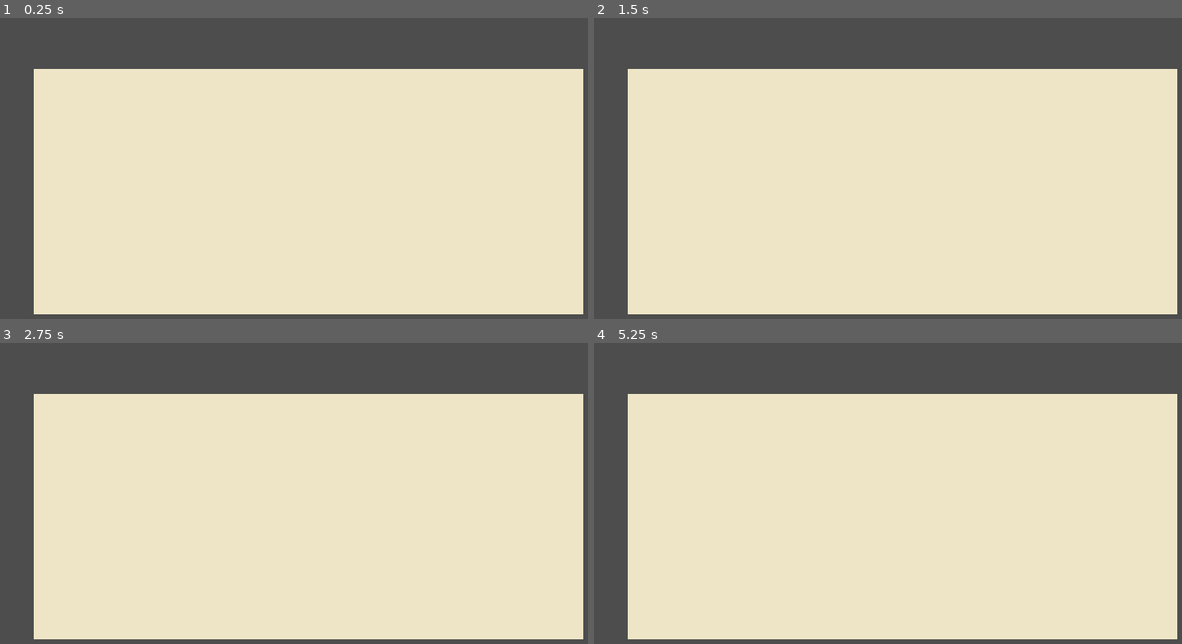
Above: before the commit, frames 1-4 (two rows, left to right).
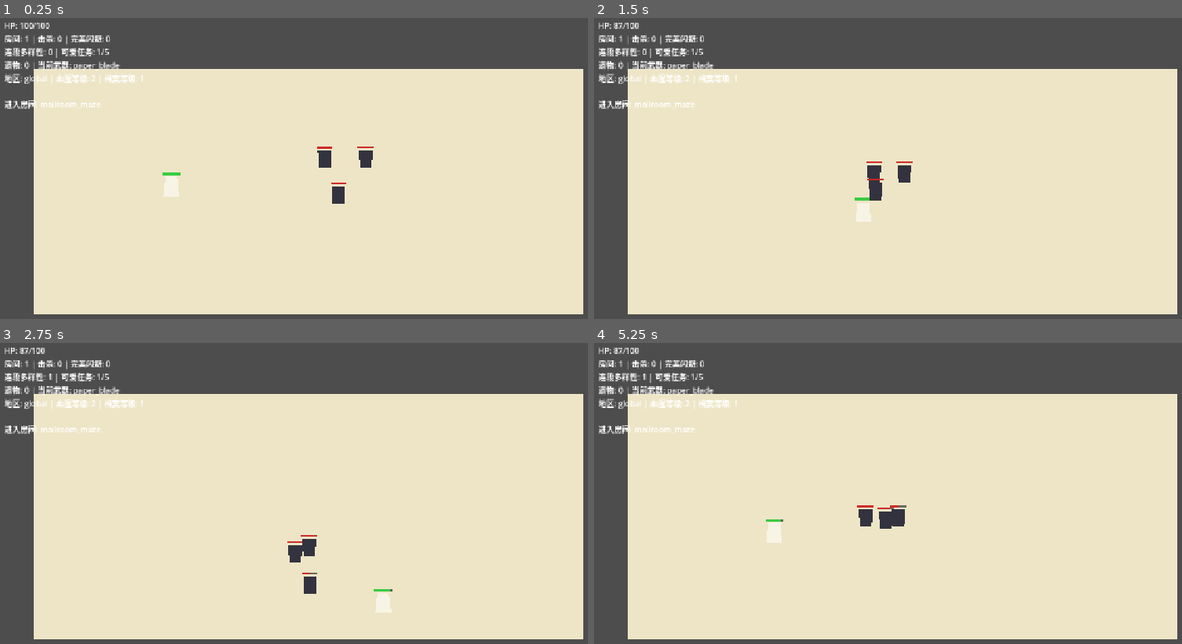
Above: after the commit, the same moments.

Repository: magele758/godot-game-test
Game: Godot game, scene res://scenes/main.tscn
Same seed, same stepped clock (60 frames per second), same inputs: the game is played once before the commit and once after it.
Inputs:
- Up to frame 1 (0.25 s): no input
- Up to frame 2 (1.5 s): tap Enter at 0.5 s; hold D (move_right) 0.53-1.28 s; tap J (attack) at 0.6 s; tap Space at 0.77 s; tap K (dodge) at 0.8, 1.35 s; hold S (move_down) from 1.28 s (still down)
- Up to frame 3 (2.75 s): tap Space at 1.52 s; tap J (attack) at 1.55, 2.1 s; release S (move_down) at 2.03 s; hold D (move_right) from 2.03 s (still down); tap K (dodge) at 2.3 s
- Up to frame 4 (5.25 s): release D (move_right) at 2.78 s; hold W (move_up) 2.78-3.53 s; tap K (dodge) at 2.85, 3.8 s; tap Space at 3.02, 3.77, 4.52 s; tap J (attack) at 3.05, 4.55 s; hold A (move_left) 3.53-5.03 s; tap 1 (weapon_1) at 3.6 s; tap 2 (weapon_2) at 4.35 s; hold S (move_down) from 5.03 s (still down); tap 3 (weapon_3) at 5.1 s

The runs differ from the first frame. In frame 1, 2.1% of the frame differs, in the area x 0-64%, y 1-62%; in frame 2, 2.0%; in frame 3, 2.0%; in frame 4, 2.1%.
Error before the commit: Parse Error: Cannot infer the type of "mastery_score" variable because the value doesn't have a set type. (res://scripts/core/progression_manager.gd:75)

Commit message:
fix: resolve all Godot 4.6 type inference errors
Add explicit type annotations to all variables inferred from Variant
operations. Godot 4.6 treats Variant-inferred types as errors by default.

Co-authored-by: Cursor <cursoragent@cursor.com>

Diff:
--- a/project.godot
+++ b/project.godot
@@ -1,53 +1,81 @@
 ; Engine configuration file.
-; Do not edit by hand unless you know what you are doing.
+; It's best edited using the editor UI and not directly,
+; since the parameters that go here are not all obvious.
+;
+; Format:
+;   [section] ; section goes between []
+;   param=value ; assign values to parameters
+
 config_version=5
 
+[animation]
+
+compatibility/default_parent_skeleton_in_mesh_instance_3d=true
+
 [application]
+
 config/name="PaperBloodRogue"
 run/main_scene="res://scenes/main.tscn"
-config/features=PackedStringArray("4.3")
+config/features=PackedStringArray("4.6")
 
 [autoload]
+
 RunState="*res://scripts/core/run_state.gd"
 ContentDatabase="*res://scripts/core/content_database.gd"
 ProgressionManager="*res://scripts/core/progression_manager.gd"
 TelemetryLogger="*res://scripts/core/telemetry_logger.gd"
 
 [display]
+
 window/size/viewport_width=1280
 window/size/viewport_height=720
 window/stretch/mode="canvas_items"
 window/stretch/aspect="expand"
 
 [input]
+
 move_left={
 "deadzone": 0.5,
-"events": [Object(InputEventKey,"resource_local_to_scene":fa …(209 unchanged characters)… "location":0,"echo":false,"script":null), Object(InputEventKey,"resource_local_to_scene":false,"resource_name":"","device":-1,"window_id":0,"alt_pressed":false,"shift_pressed":false,"ctrl_pressed":false,"meta_pressed":false,"pressed":false,"keycode":0,"physical_keycode":4194319,"key_label":0,"unicode":0,"location":0,"echo":false,"script":null)]
+"events": [Object(InputEventKey,"resource_local_to_scene":fa …(209 unchanged characters)… "location":0,"echo":false,"script":null)
+, Object(InputEventKey,"resource_local_to_scene":false,"resource_name":"","device":-1,"window_id":0,"alt_pressed":false,"shift_pressed":false,"ctrl_pressed":false,"meta_pressed":false,"pressed":false,"keycode":0,"physical_keycode":4194319,"key_label":0,"unicode":0,"location":0,"echo":false,"script":null)
+]
 }
 move_right={
 "deadzone": 0.5,
-"events": [Object(InputEventKey,"resource_local_to_scene":fa …(209 unchanged characters)… "location":0,"echo":false,"script":null), Object(InputEventKey,"resource_local_to_scene":false,"resource_name":"","device":-1,"window_id":0,"alt_pressed":false,"shift_pressed":false,"ctrl_pressed":false,"meta_pressed":false,"pressed":false,"keycode":0,"physical_keycode":4194321,"key_label":0,"unicode":0,"location":0,"echo":false,"script":null)]
+"events": [Object(InputEventKey,"resource_local_to_scene":fa …(209 unchanged characters)… "location":0,"echo":false,"script":null)
+, Object(InputEventKey,"resource_local_to_scene":false,"resource_name":"","device":-1,"window_id":0,"alt_pressed":false,"shift_pressed":false,"ctrl_pressed":false,"meta_pressed":false,"pressed":false,"keycode":0,"physical_keycode":4194321,"key_label":0,"unicode":0,"location":0,"echo":false,"script":null)
+]
 }
 move_up={
 "deadzone": 0.5,
-"events": [Object(InputEventKey,"resource_local_to_scene":fa …(209 unchanged characters)… "location":0,"echo":false,"script":null), Object(InputEventKey,"resource_local_to_scene":false,"resource_name":"","device":-1,"window_id":0,"alt_pressed":false,"shift_pressed":false,"ctrl_pressed":false,"meta_pressed":false,"pressed":false,"keycode":0,"physical_keycode":4194320,"key_label":0,"unicode":0,"location":0,"echo":false,"script":null)]
+"events": [Object(InputEventKey,"resource_local_to_scene":fa …(209 unchanged characters)… "location":0,"echo":false,"script":null)
+, Object(InputEventKey,"resource_local_to_scene":false,"resource_name":"","device":-1,"window_id":0,"alt_pressed":false,"shift_pressed":false,"ctrl_pressed":false,"meta_pressed":false,"pressed":false,"keycode":0,"physical_keycode":4194320,"key_label":0,"unicode":0,"location":0,"echo":false,"script":null)
+]
 }
 move_down={
 "deadzone": 0.5,
-"events": [Object(InputEventKey,"resource_local_to_scene":fa …(209 unchanged characters)… "location":0,"echo":false,"script":null), Object(InputEventKey,"resource_local_to_scene":false,"resource_name":"","device":-1,"window_id":0,"alt_pressed":false,"shift_pressed":false,"ctrl_pressed":false,"meta_pressed":false,"pressed":false,"keycode":0,"physical_keycode":4194322,"key_label":0,"unicode":0,"location":0,"echo":false,"script":null)]
+"events": [Object(InputEventKey,"resource_local_to_scene":fa …(209 unchanged characters)… "location":0,"echo":false,"script":null)
+, Object(InputEventKey,"resource_local_to_scene":false,"resource_name":"","device":-1,"window_id":0,"alt_pressed":false,"shift_pressed":false,"ctrl_pressed":false,"meta_pressed":false,"pressed":false,"keycode":0,"physical_keycode":4194322,"key_label":0,"unicode":0,"location":0,"echo":false,"script":null)
+]
 }
 attack={
 "deadzone": 0.5,
-"events": [Object(InputEventKey,"resource_local_to_scene":fa …(209 unchanged characters)… "location":0,"echo":false,"script":null), Object(InputEventKey,"resource_local_to_scene":false,"resource_name":"","device":-1,"window_id":0,"alt_pressed":false,"shift_pressed":false,"ctrl_pressed":false,"meta_pressed":false,"pressed":false,"keycode":0,"physical_keycode":32,"key_label":0,"unicode":0,"location":0,"echo":false,"script":null)]
+"events": [Object(InputEventKey,"resource_local_to_scene":fa …(209 unchanged characters)… "location":0,"echo":false,"script":null)
+, Object(InputEventKey,"resource_local_to_scene":false,"resource_name":"","device":-1,"window_id":0,"alt_pressed":false,"shift_pressed":false,"ctrl_pressed":false,"meta_pressed":false,"pressed":false,"keycode":0,"physical_keycode":32,"key_label":0,"unicode":0,"location":0,"echo":false,"script":null)
+]
 }
 dodge={
 "deadzone": 0.5,
-"events": [Object(InputEventKey,"resource_local_to_scene":fa …(209 unchanged characters)… "location":0,"echo":false,"script":null), Object(InputEventKey,"resource_local_to_scene":false,"resource_name":"","device":-1,"window_id":0,"alt_pressed":false,"shift_pressed":false,"ctrl_pressed":false,"meta_pressed":false,"pressed":false,"keycode":0,"physical_keycode":4194325,"key_label":0,"unicode":0,"location":0,"echo":false,"script":null)]
+"events": [Object(InputEventKey,"resource_local_to_scene":fa …(209 unchanged characters)… "location":0,"echo":false,"script":null)
+, Object(InputEventKey,"resource_local_to_scene":false,"resource_name":"","device":-1,"window_id":0,"alt_pressed":false,"shift_pressed":false,"ctrl_pressed":false,"meta_pressed":false,"pressed":false,"keycode":0,"physical_keycode":4194325,"key_label":0,"unicode":0,"location":0,"echo":false,"script":null)
+]
 }
 restart_run={
 "deadzone": 0.5,
-"events": [Object(InputEventKey,"resource_local_to_scene":fa …(209 unchanged characters)… "location":0,"echo":false,"script":null)]
+"events": [Object(InputEventKey,"resource_local_to_scene":fa …(209 unchanged characters)… "location":0,"echo":false,"script":null)
+]
 }
 
 [rendering]
+
 renderer/rendering_method="gl_compatibility"
--- a/scripts/core/combat_resolver.gd
+++ b/scripts/core/combat_resolver.gd
@@ -3,9 +3,9 @@
 
 
 static func compute_hit(base_damage: float, attacker_bonus: float, combo_depth: int, is_execution: bool = false) -> Dictionary:
-	var combo_multiplier := 1.0 + min(0.35, float(max(0, combo_depth - 1)) * 0.05)
-	var execution_multiplier := 1.8 if is_execution else 1.0
-	var damage := int(round(base_damage * attacker_bonus * combo_multiplier * execution_multiplier))
+	var combo_multiplier: float = 1.0 + minf(0.35, float(max(0, combo_depth - 1)) * 0.05)
+	var execution_multiplier: float = 1.8 if is_execution else 1.0
+	var damage: int = int(round(base_damage * attacker_bonus * combo_multiplier * execution_multiplier))
 	return {
 		"damage": max(1, damage),
 		"stagger_frames": 6 + combo_depth,
--- a/scripts/core/enemy_controller.gd
+++ b/scripts/core/enemy_controller.gd
@@ -33,8 +33,8 @@
 		move_and_slide()
 		return
 
-	var to_target := target.global_position - global_position
-	var distance := to_target.length()
+	var to_target: Vector2 = target.global_position - global_position
+	var distance: float = to_target.length()
 	if distance > attack_range:
 		velocity = to_target.normalized() * move_speed
 	else:
@@ -50,9 +50,9 @@
 func _update_hp_bar() -> void:
 	if hp_bar_fg == null:
 		return
-	var ratio := clamp(float(current_health) / float(max(1, max_health)), 0.0, 1.0)
-	var half_w := 16.0
-	var right_x := -half_w + half_w * 2.0 * ratio
+	var ratio: float = clamp(float(current_health) / float(max(1, max_health)), 0.0, 1.0)
+	var half_w: float = 16.0
+	var right_x: float = -half_w + half_w * 2.0 * ratio
 	hp_bar_fg.polygon = PackedVector2Array([
 		Vector2(-half_w, -26), Vector2(right_x, -26),
 		Vector2(right_x, -22), Vector2(-half_w, -22),
@@ -76,9 +76,9 @@
 func take_player_hit(hit: Dictionary, knockback_from: Vector2) -> void:
 	if is_dead:
 		return
-	var damage := int(hit.get("damage", 1))
+	var damage: int = int(hit.get("damage", 1))
 	current_health -= damage
-	var dir := (global_position - knockback_from).normalized()
+	var dir: Vector2 = (global_position - knockback_from).normalized()
 	velocity = dir * 180.0
 	if current_health <= 0:
 		_die(bool(hit.get("execution", false)))
@@ -110,7 +110,6 @@
 		collision.shape = shape
 		add_child(collision)
 
-	# 血条
 	hp_bar_bg = Polygon2D.new()
 	hp_bar_bg.polygon = PackedVector2Array([
 		Vector2(-16, -26), Vector2(16, -26),
--- a/scripts/core/player_controller.gd
+++ b/scripts/core/player_controller.gd
@@ -80,12 +80,11 @@
 
 
 func _do_attack() -> void:
-	var combo_tags := ["slash_a", "slash_b", "slash_c"]
-	var combo_tag := combo_tags[combo_index]
-	var bonus := ProgressionManager.get_weapon_bonus(RunState.current_weapon_id)
-	# 遗物连段伤害加成由外部注入
+	var combo_tags: Array[String] = ["slash_a", "slash_b", "slash_c"]
+	var combo_tag: String = combo_tags[combo_index]
+	var bonus: float = ProgressionManager.get_weapon_bonus(RunState.current_weapon_id)
 	bonus += relic_combo_damage_bonus
-	var attack_origin := global_position + facing * 12.0
+	var attack_origin: Vector2 = global_position + facing * 12.0
 	_spawn_slash_arc()
 	for enemy_node in get_tree().get_nodes_in_group("enemies"):
 		if enemy_node is not EnemyController:
@@ -96,8 +95,8 @@
 		if attack_origin.distance_to(enemy.global_position) > attack_range:
 			continue
 
-		var region_settings := RegionContentFilter.gore_profile()
-		var can_execute := (
+		var region_settings: Dictionary = RegionContentFilter.gore_profile()
+		var can_execute: bool = (
 			enemy.can_be_executed()
 			and ProgressionManager.is_action_unlocked("execution_plus")
 			and bool(region_settings.get("execution_enabled", true))
@@ -106,7 +105,7 @@
 			enemy.execute()
 			_apply_hitstop(0.08)
 		else:
-			var hit := CombatResolver.compute_hit(base_damage, bonus, combo_index + 1, false)
+			var hit: Dictionary = CombatResolver.compute_hit(base_damage, bonus, combo_index + 1, false)
 			enemy.take_player_hit(hit, global_position)
 			_apply_hitstop(float(hit.get("hitstop_seconds", 0.04)))
 		RunState.register_combo(combo_tag)
@@ -116,7 +115,7 @@
 func receive_enemy_attack(attacker: EnemyController, damage: int) -> void:
 	if is_dead:
 		return
-	var distance := global_position.distance_to(attacker.global_position)
+	var distance: float = global_position.distance_to(attacker.global_position)
 	if dash_time_left > 0.0 and distance <= attack_range + 16.0:
 		RunState.register_perfect_dodge()
 		emit_signal("perfect_dodge")
@@ -134,9 +133,9 @@
 func _update_hp_bar() -> void:
 	if hp_bar_fg == null:
 		return
-	var ratio := health_ratio()
-	var half_w := 18.0
-	var right_x := -half_w + half_w * 2.0 * ratio
+	var ratio: float = health_ratio()
+	var half_w: float = 18.0
+	var right_x: float = -half_w + half_w * 2.0 * ratio
 	hp_bar_fg.polygon = PackedVector2Array([
 		Vector2(-half_w, -28), Vector2(right_x, -28),
 		Vector2(right_x, -24), Vector2(-half_w, -24),
@@ -149,12 +148,11 @@
 
 func _spawn_slash_arc() -> void:
 	var arc := Polygon2D.new()
-	var angle := facing.angle()
+	var angle: float = facing.angle()
 	var arc_points := PackedVector2Array()
 	for i in range(7):
-		var a := angle - 0.6 + float(i) * 0.2
+		var a: float = angle - 0.6 + float(i) * 0.2
 		arc_points.append(Vector2(cos(a), sin(a)) * attack_range * 0.9)
-	# 闭合回原点形成扇形
 	arc_points.append(Vector2.ZERO)
 	arc.polygon = arc_points
 	arc.color = Color(1.0, 1.0, 0.85, 0.55)
@@ -201,7 +199,6 @@
 		collision.shape = shape
 		add_child(collision)
 
-	# 玩家血条
 	hp_bar_bg = Polygon2D.new()
 	hp_bar_bg.polygon = PackedVector2Array([
 		Vector2(-18, -28), Vector2(18, -28),
--- a/scripts/core/progression_manager.gd
+++ b/scripts/core/progression_manager.gd
@@ -63,37 +63,37 @@
 
 
 func record_run(snapshot: Dictionary) -> Dictionary:
-	var weapon_id := str(snapshot.get("weapon_id", "paper_blade"))
-	var perfect_dodges := int(snapshot.get("perfect_dodges", 0))
-	var no_hit_rooms := int(snapshot.get("no_hit_rooms", 0))
-	var combo_variety_count := int(snapshot.get("combo_variety_count", 0))
-	var damage_taken := int(snapshot.get("damage_taken", 0))
-	var executions := int(snapshot.get("executions", 0))
-	var duration_minutes := float(snapshot.get("duration_minutes", 0.0))
+	var weapon_id: String = str(snapshot.get("weapon_id", "paper_blade"))
+	var perfect_dodges: int = int(snapshot.get("perfect_dodges", 0))
+	var no_hit_rooms: int = int(snapshot.get("no_hit_rooms", 0))
+	var combo_variety_count: int = int(snapshot.get("combo_variety_count", 0))
+	var damage_taken: int = int(snapshot.get("damage_taken", 0))
+	var executions: int = int(snapshot.get("executions", 0))
+	var duration_minutes: float = float(snapshot.get("duration_minutes", 0.0))
 
-	var mastery_score := (
+	var mastery_score: int = (
 		perfect_dodges * 5
 		+ no_hit_rooms * 10
 		+ combo_variety_count * 3
 		+ executions * 4
 		+ max(0, 20 - damage_taken)
 	)
-	var time_bonus := int(duration_minutes * 2.0)
-	var xp_gain := max(8, mastery_score + time_bonus)
+	var time_bonus: int = int(duration_minutes * 2.0)
+	var xp_gain: int = max(8, mastery_score + time_bonus)
 
 	var weapon_xp: Dictionary = profile["weapon_xp"]
 	weapon_xp[weapon_id] = int(weapon_xp.get(weapon_id, 0)) + xp_gain
 
 	var unlocked_actions: Array = profile["unlocked_actions"]
-	for action_id in ACTION_UNLOCKS.keys():
-		var required_xp := int(ACTION_UNLOCKS[action_id])
+	for action_id: String in ACTION_UNLOCKS.keys():
+		var required_xp: int = int(ACTION_UNLOCKS[action_id])
 		if int(weapon_xp[weapon_id]) >= required_xp and not unlocked_actions.has(action_id):
 			unlocked_actions.append(action_id)
 
 	profile["profile_level"] = 1 + int(unlocked_actions.size() / 2)
 	profile["lifetime_minutes"] = float(profile["lifetime_minutes"]) + duration_minutes
 
-	var rank := mastery_rank_from_score(mastery_score)
+	var rank: String = mastery_rank_from_score(mastery_score)
 	if _rank_value(rank) > _rank_value(str(profile["highest_mastery_rank"])):
 		profile["highest_mastery_rank"] = rank
 
@@ -110,9 +110,9 @@
 
 func get_weapon_bonus(weapon_id: String) -> float:
 	var weapon_xp: Dictionary = profile.get("weapon_xp", {})
-	var xp := float(weapon_xp.get(weapon_id, 0))
+	var xp: float = float(weapon_xp.get(weapon_id, 0))
 	# 非线性成长，确保手法收益始终大于纯时长收益
-	var bonus := min(0.15, log(1.0 + xp / 50.0) * 0.05)
+	var bonus: float = min(0.15, log(1.0 + xp / 50.0) * 0.05)
 	return 1.0 + bonus
 
 
--- a/scripts/core/run_director.gd
+++ b/scripts/core/run_director.gd
@@ -11,15 +11,15 @@
 	var combat_rooms: Array = []
 	var boss_rooms: Array = []
 
-	for room_data in room_catalog:
-		var room_type := str(room_data.get("type", "combat"))
+	for room_data: Variant in room_catalog:
+		var room_type: String = str(room_data.get("type", "combat"))
 		if room_type == "boss":
 			boss_rooms.append(room_data)
 		else:
 			combat_rooms.append(room_data)
 
 	combat_rooms.shuffle()
-	var picked_rooms: Array = combat_rooms.slice(0, min(target_combat_rooms, combat_rooms.size()))
+	var picked_rooms: Array = combat_rooms.slice(0, mini(target_combat_rooms, combat_rooms.size()))
 	if boss_rooms.is_empty():
 		picked_rooms.append({
 			"id": "fallback_boss",
--- a/scripts/core/run_state.gd
+++ b/scripts/core/run_state.gd
@@ -21,13 +21,14 @@
 	run_started_at_msec = 0
 
 
-func begin_run(seed: int, weapon_id: String, tasks: Array) -> void:
-	run_seed = seed
+func begin_run(p_seed: int, weapon_id: String, tasks: Array) -> void:
+	run_seed = p_seed
 	room_index = 0
 	current_weapon_id = weapon_id
 	cute_tasks = {}
-	for task in tasks:
-		var task_id := str(task.get("id", ""))
+	for task: Variant in tasks:
+		var task_dict: Dictionary = task as Dictionary
+		var task_id: String = str(task_dict.get("id", ""))
 		if not task_id.is_empty():
 			cute_tasks[task_id] = false
 	metrics = _fresh_metrics()
@@ -51,7 +52,7 @@
 
 
 func register_perfect_dodge() -> void:
-	metrics["perfect_dodges"] += 1
+	metrics["perfect_dodges"] = int(metrics["perfect_dodges"]) + 1
 
 
 func register_combo(tag: String) -> void:
@@ -60,19 +61,20 @@
 
 
 func register_kill(executed: bool) -> void:
-	metrics["kills"] += 1
+	metrics["kills"] = int(metrics["kills"]) + 1
 	if executed:
-		metrics["executions"] += 1
+		metrics["executions"] = int(metrics["executions"]) + 1
 
 
 func register_damage_taken(amount: int) -> void:
-	metrics["damage_taken"] += max(0, amount)
+	metrics["damage_taken"] = int(metrics["damage_taken"]) + max(0, amount)
 
 
 func register_room_clear(seconds_spent: float, took_damage: bool) -> void:
-	metrics["room_clear_times"].append(seconds_spent)
+	var clear_times: Array = metrics["room_clear_times"]
+	clear_times.append(seconds_spent)
 	if not took_damage:
-		metrics["no_hit_rooms"] += 1
+		metrics["no_hit_rooms"] = int(metrics["no_hit_rooms"]) + 1
 
 
 func mark_task_complete(task_id: String) -> void:
@@ -86,7 +88,7 @@
 
 
 func snapshot_for_progression() -> Dictionary:
-	var duration_minutes := 0.0
+	var duration_minutes: float = 0.0
 	if run_started_at_msec > 0:
 		duration_minutes = float(Time.get_ticks_msec() - run_started_at_msec) / 60000.0
 	return {
--- a/scripts/main.gd
+++ b/scripts/main.gd
@@ -34,9 +34,9 @@
 
 func _start_run() -> void:
 	run_finished = false
-	var seed := int(Time.get_unix_time_from_system())
+	var seed: int = int(Time.get_unix_time_from_system())
 	var tasks: Array = ContentDatabase.get_collection("tasks")
-	var weapon_id := _get_selected_weapon_id()
+	var weapon_id: String = _get_selected_weapon_id()
 	RunState.begin_run(seed, weapon_id, tasks)
 	region_profile = RegionContentFilter.gore_profile()
 	relic_inventory = []
@@ -52,9 +52,9 @@
 	player.global_position = Vector2(360, 360)
 	# 根据选中武器调整基础伤害
 	var weapons: Array = ContentDatabase.get_collection("weapons")
-	var idx := clampi(selected_weapon_index, 0, max(0, weapons.size() - 1))
+	var idx: int = clampi(selected_weapon_index, 0, max(0, weapons.size() - 1))
 	if not weapons.is_empty():
-		player.base_damage = float(weapons[idx].get("base_damage", 12))
+		player.base_damage = float(weapons[idx].get("base_damage", 12) as int)
 	player.connect("died", Callable(self, "_on_player_died"))
 	player.connect("perfect_dodge", Callable(self, "_on_perfect_dodge"))
 	add_child(player)
@@ -77,7 +77,7 @@
 
 	current_room = run_director.next_room()
 	room_started_at_msec = Time.get_ticks_msec()
-	room_damage_checkpoint = int(RunState.metrics.get("damage_taken", 0))
+	room_damage_checkpoint = int(RunState.metrics.get("damage_taken", 0) as int)
 	RunState.next_room()
 	_spawn_room_enemies(current_room)
 	status_label.text = "进入房间: %s" % str(current_room.get("id", "unknown"))
@@ -113,7 +113,7 @@
 	enemy.attack_interval = float(archetype.get("attack_interval", enemy.attack_interval))
 
 	# Boss 房间倍率：3 倍血、1.5 倍伤、体型放大
-	var room_type := str(current_room.get("type", "combat"))
+	var room_type: String = str(current_room.get("type", "combat"))
 	if room_type == "boss":
 		enemy.max_health *= 3
 		enemy.attack_damage = int(float(enemy.attack_damage) * 1.5)
@@ -135,10 +135,10 @@
 
 	if active_enemy_count == 0:
 		var spent_seconds := float(Time.get_ticks_msec() - room_started_at_msec) / 1000.0
-		var took_damage := int(RunState.metrics.get("damage_taken", 0)) > room_damage_checkpoint
+		var took_damage: bool = int(RunState.metrics.get("damage_taken", 0) as int) > room_damage_checkpoint
 		# clear_speed_bonus 遗物：快速通关额外注册一次完美闪避奖励
 		var relics_data: Array = ContentDatabase.get_collection("relics")
-		var speed_bonus := RelicEffects.clear_speed_bonus(relic_inventory, relics_data)
+		var speed_bonus: float = RelicEffects.clear_speed_bonus(relic_inventory, relics_data)
 		if speed_bonus > 0.0 and spent_seconds < 15.0:
 			RunState.register_perfect_dodge()
 		RunState.register_room_clear(spent_seconds, took_damage)
@@ -174,16 +174,16 @@
 	if victory:
 		RunState.mark_task_complete("final_delivery")
 
-	var snapshot := RunState.snapshot_for_progression()
+	var snapshot: Dictionary = RunState.snapshot_for_progression()
 	snapshot["victory"] = victory
 	snapshot["region"] = RegionContentFilter.resolve_region()
-	var progression_summary := ProgressionManager.record_run(snapshot)
+	var progression_summary: Dictionary = ProgressionManager.record_run(snapshot)
 	TelemetryLogger.log_event("run_completed", {
 		"snapshot": snapshot,
 		"progression": progression_summary,
 	})
 
-	var result := "胜利" if victory else "失败"
+	var result: String = "胜利" if victory else "失败"
 	status_label.text = "本局%s | 评级 %s | XP +%d\n按 R 重新开始" % [
 		result,
 		str(progression_summary.get("rank", "D")),
@@ -243,14 +243,14 @@
 	if not is_instance_valid(player):
 		return
 
-	var gore_intensity := int(region_profile.get("gore_intensity", 2))
-	var combo_count := RunState.get_combo_variety_count()
-	var tasks_done := 0
+	var gore_intensity: int = int(region_profile.get("gore_intensity", 2) as int)
+	var combo_count: int = RunState.get_combo_variety_count()
+	var tasks_done: int = 0
 	for done in RunState.cute_tasks.values():
 		if bool(done):
 			tasks_done += 1
 
-	var profile_level := int(ProgressionManager.profile.get("profile_level", 1))
+	var profile_level: int = int(ProgressionManager.profile.get("profile_level", 1) as int)
 	hud_label.text = (
 		"HP: %d/%d\n" % [player.current_health, player.max_health]
 		+ "房间: %d | 击杀: %d | 完美闪避: %d\n" % [
@@ -277,7 +277,7 @@
 
 func _spawn_defeat_effect(position: Vector2, executed: bool) -> void:
 	var particles := CPUParticles2D.new()
-	var gore_intensity := int(region_profile.get("gore_intensity", 2))
+	var gore_intensity: int = int(region_profile.get("gore_intensity", 2) as int)
 	particles.one_shot = true
 	particles.amount = 10 + gore_intensity * 20
 	particles.lifetime = 0.35
@@ -316,7 +316,7 @@
 	var rng := RandomNumberGenerator.new()
 	rng.seed = int(RunState.run_seed + RunState.room_index * 97 + Time.get_ticks_msec() % 1000)
 	var picked: Dictionary = DropTable.pick(entries, rng)
-	var relic_id := str(picked.get("id", ""))
+	var relic_id: String = str(picked.get("id", ""))
 	if relic_id.is_empty() or relic_inventory.has(relic_id):
 		return
 
@@ -341,7 +341,7 @@
 	var weapons: Array = ContentDatabase.get_collection("weapons")
 	if weapons.is_empty():
 		return "paper_blade"
-	var idx := clampi(selected_weapon_index, 0, weapons.size() - 1)
+	var idx: int = clampi(selected_weapon_index, 0, weapons.size() - 1)
 	return str(weapons[idx].get("id", "paper_blade"))
 
 
Binary file added: docs/Operations/ai_asset_ledger_template.asset.translation
Binary file added: docs/Operations/ai_asset_ledger_template.commercial.translation
Not shown, added: docs/Operations/ai_asset_ledger_template.csv.import
Binary file added: docs/Operations/ai_asset_ledger_template.en.translation
Binary file added: docs/Operations/ai_asset_ledger_template.license.translation
Binary file added: docs/Operations/ai_asset_ledger_template.notes.translation
Binary file added: docs/Operations/ai_asset_ledger_template.prompt.translation
Binary file added: docs/Operations/ai_asset_ledger_template.source.translation
Not shown, added: scripts/core/combat_resolver.gd.uid
Not shown, added: scripts/core/content_database.gd.uid
Not shown, added: scripts/core/drop_table.gd.uid
Not shown, added: scripts/core/enemy_controller.gd.uid
(and 15 more such lines)
